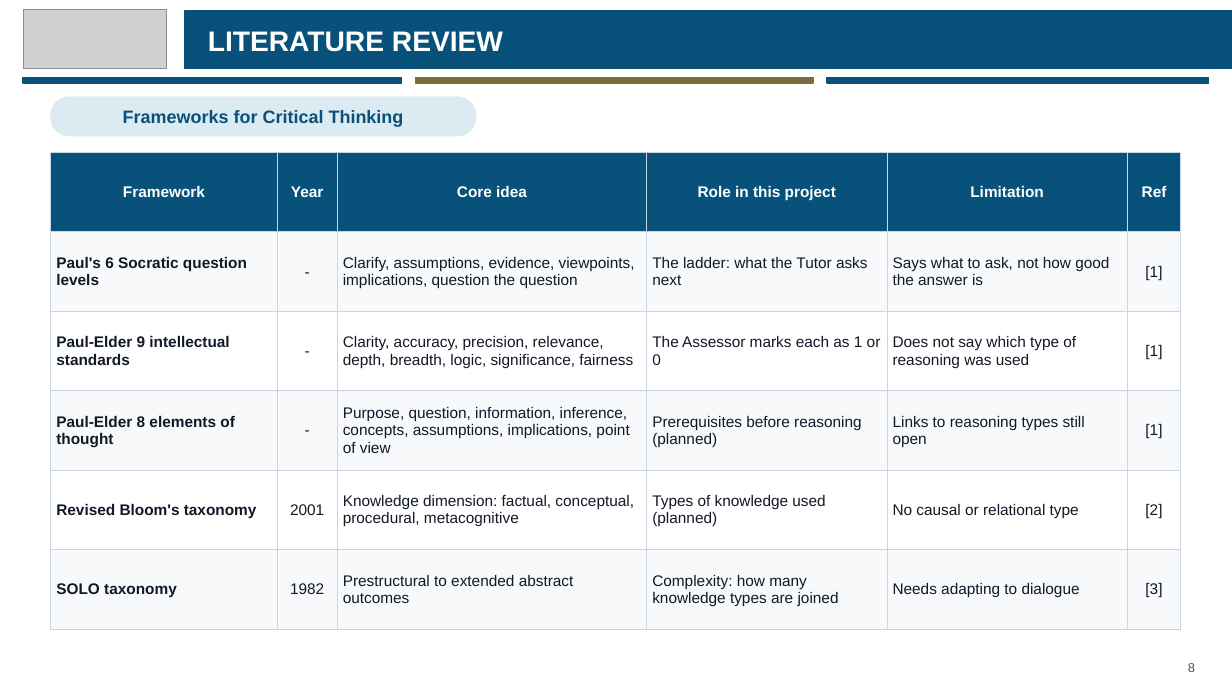
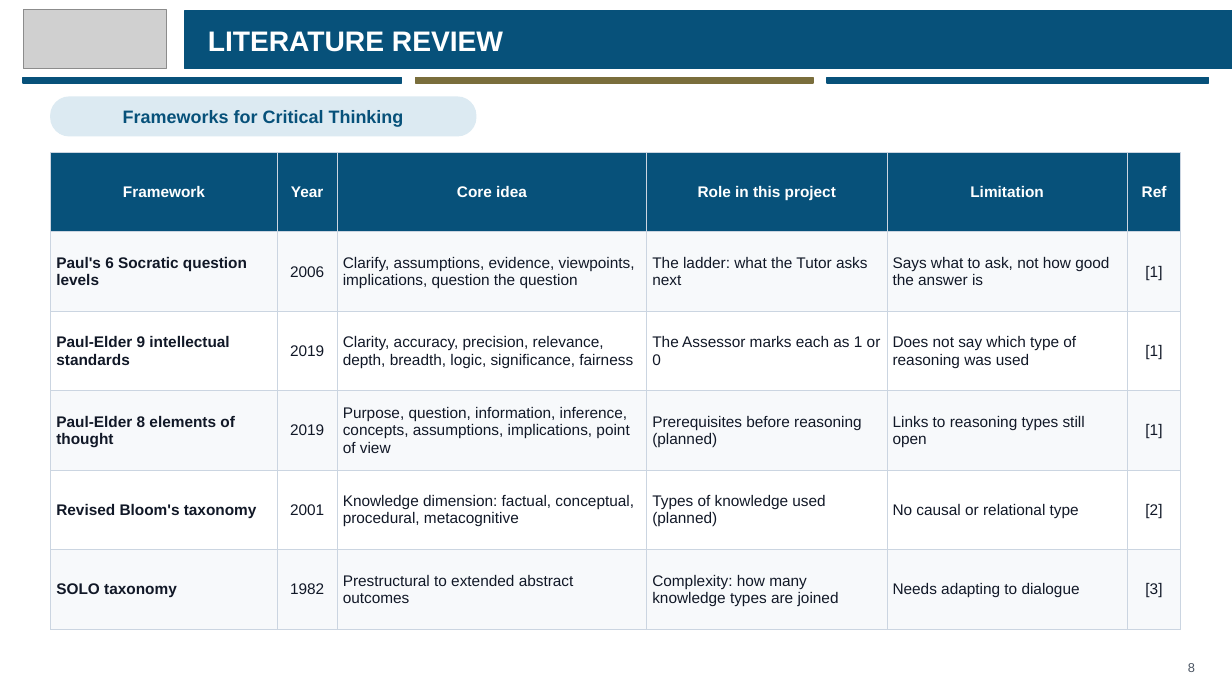
Before and after one commit to eusoffamir/Socratic-AI, a slide deck: slide 8 of docs/defence/Socratic AI Proposal Defence.pptx. Drawn at 1232x693 pixels with LibreOffice and Linux fonts; fonts in the diff are those of the drawing; grey boxes stand for pictures. Boxes give left, top, right and bottom in pixels: in the first picture for what was removed or moved away, otherwise in the second. Text is boxed around its words. In the diff, an @@ line names an element or a change of style, - is before the commit and + after.

```diff
--- a/docs/defence/Socratic AI Proposal Defence.pptx
+++ b/docs/defence/Socratic AI Proposal Defence.pptx
@@ table at (x1=51, y1=152, x2=1181, y2=611) @@
-row 2, column 2: -
+row 2, column 2: 2006
-row 3, column 2: -
+row 3, column 2: 2019
-row 4, column 2: -
+row 4, column 2: 2019
```
Also in this commit, not shown: 2 other files.
